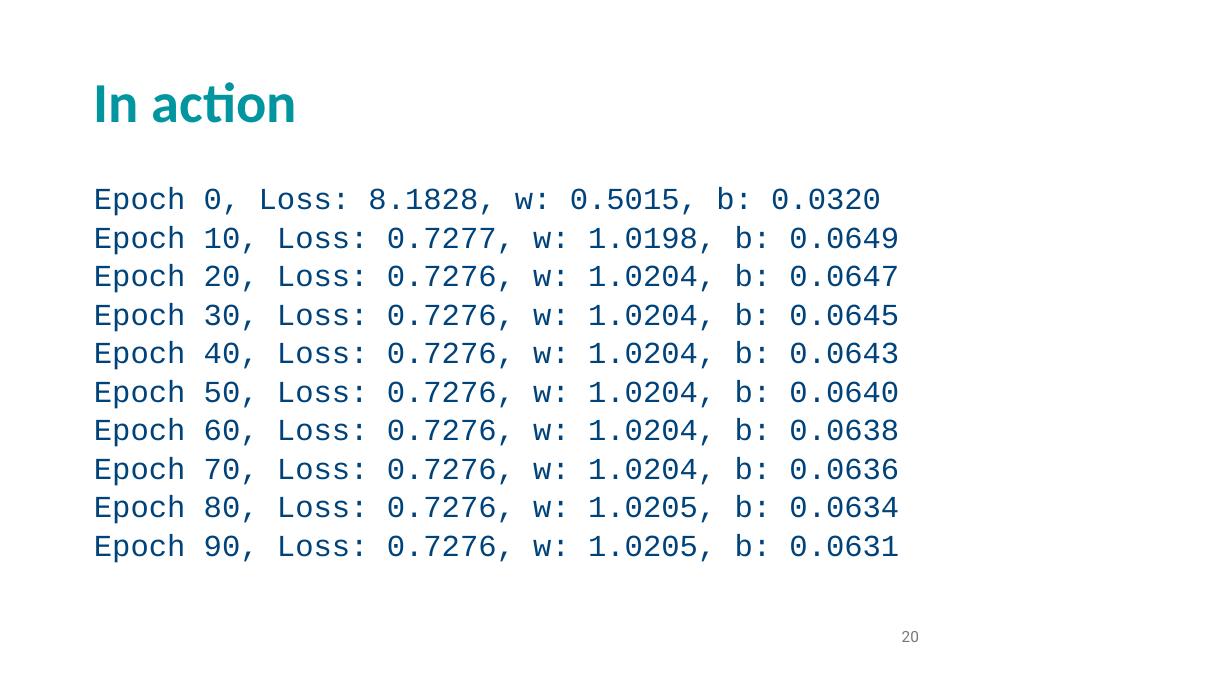
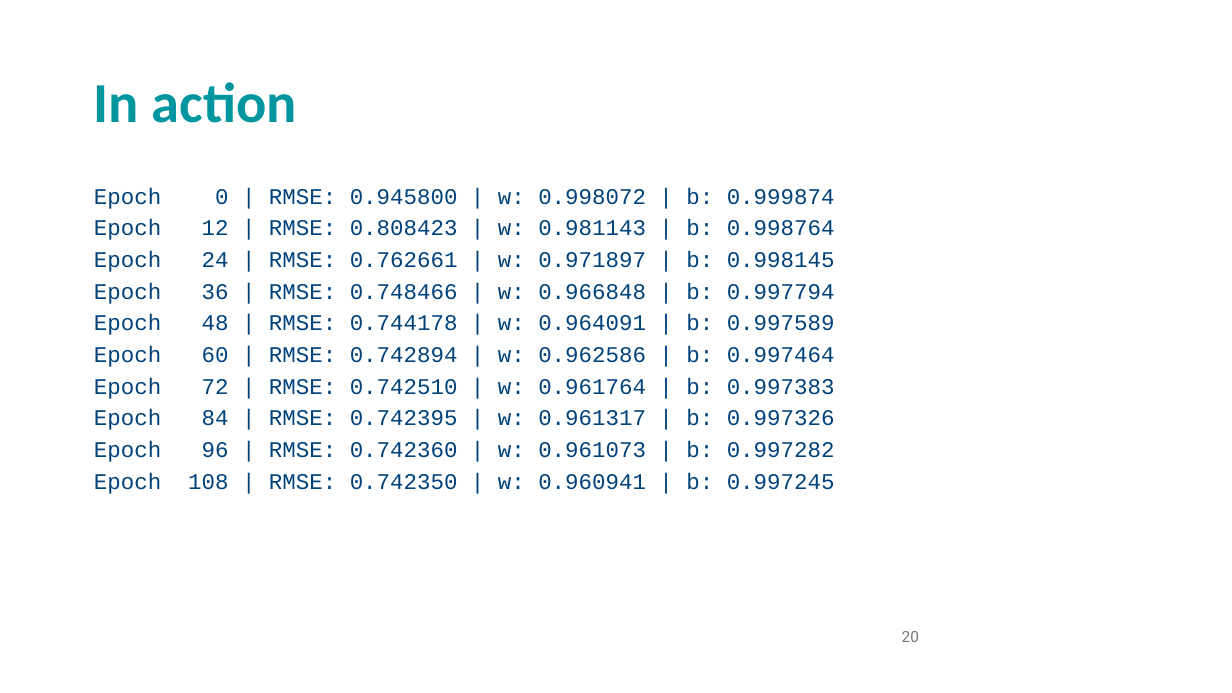
Before and after one commit to andrewcparnell/STAT41130, a slide deck: slide 20 of slides/day 1/D1C1_LR_NNs.pptx. Drawn at 1232x693 pixels with LibreOffice and Linux fonts; fonts in the diff are those of the drawing; background and template pictures are left out. Boxes give left, top, right and bottom in pixels: in the first picture for what was removed or moved away, otherwise in the second. Text is boxed around its words. In the diff, an @@ line names an element or a change of style, - is before the commit and + after.

```diff
--- a/slides/day 1/D1C1_LR_NNs.pptx
+++ b/slides/day 1/D1C1_LR_NNs.pptx
@@ text at (x1=94, y1=187, x2=835, y2=494): text changed; size 23.8 to 17.5 pt @@
-Epoch 0, Loss: 8.1828, w: 0.5015, b: 0.0320
-Epoch 10, Loss: 0.7277, w: 1.0198, b: 0.0649
-Epoch 20, Loss: 0.7276, w: 1.0204, b: 0.0647
-Epoch 30, Loss: 0.7276, w: 1.0204, b: 0.0645
-Epoch 40, Loss: 0.7276, w: 1.0204, b: 0.0643
-Epoch 50, Loss: 0.7276, w: 1.0204, b: 0.0640
-Epoch 60, Loss: 0.7276, w: 1.0204, b: 0.0638
-Epoch 70, Loss: 0.7276, w: 1.0204, b: 0.0636
-Epoch 80, Loss: 0.7276, w: 1.0205, b: 0.0634
-Epoch 90, Loss: 0.7276, w: 1.0205, b: 0.0631
+Epoch 0 | RMSE: 0.945800 | w: 0.998072 | b: 0.999874
+Epoch 12 | RMSE: 0.808423 | w: 0.981143 | b: 0.998764
+Epoch 24 | RMSE: 0.762661 | w: 0.971897 | b: 0.998145
+Epoch 36 | RMSE: 0.748466 | w: 0.966848 | b: 0.997794
+Epoch 48 | RMSE: 0.744178 | w: 0.964091 | b: 0.997589
+Epoch 60 | RMSE: 0.742894 | w: 0.962586 | b: 0.997464
+Epoch 72 | RMSE: 0.742510 | w: 0.961764 | b: 0.997383
+Epoch 84 | RMSE: 0.742395 | w: 0.961317 | b: 0.997326
+Epoch 96 | RMSE: 0.742360 | w: 0.961073 | b: 0.997282
+Epoch 108 | RMSE: 0.742350 | w: 0.960941 | b: 0.997245
```
Also in this commit, not shown: 8 other slides changed, 7 other files.
